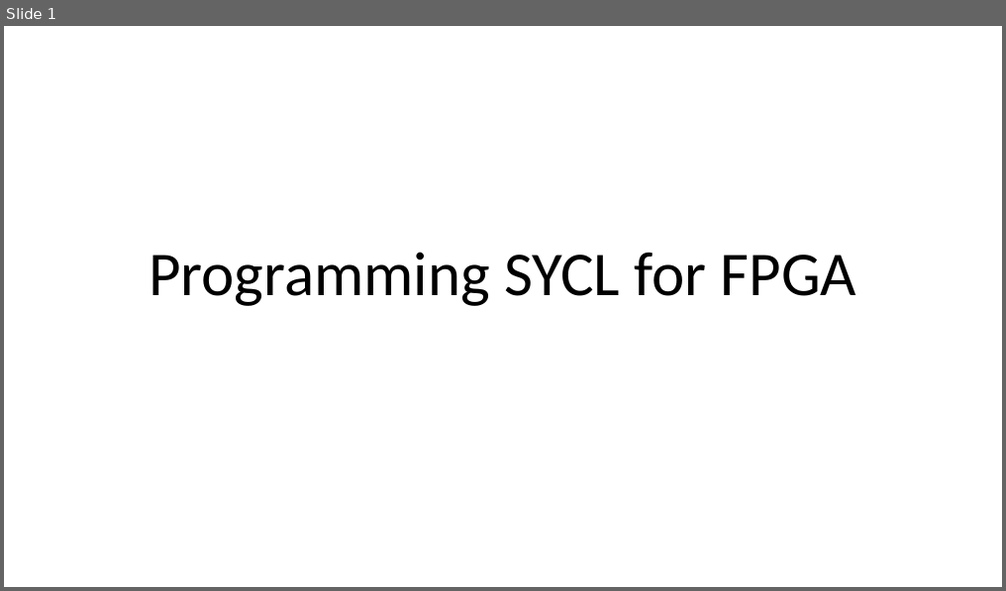
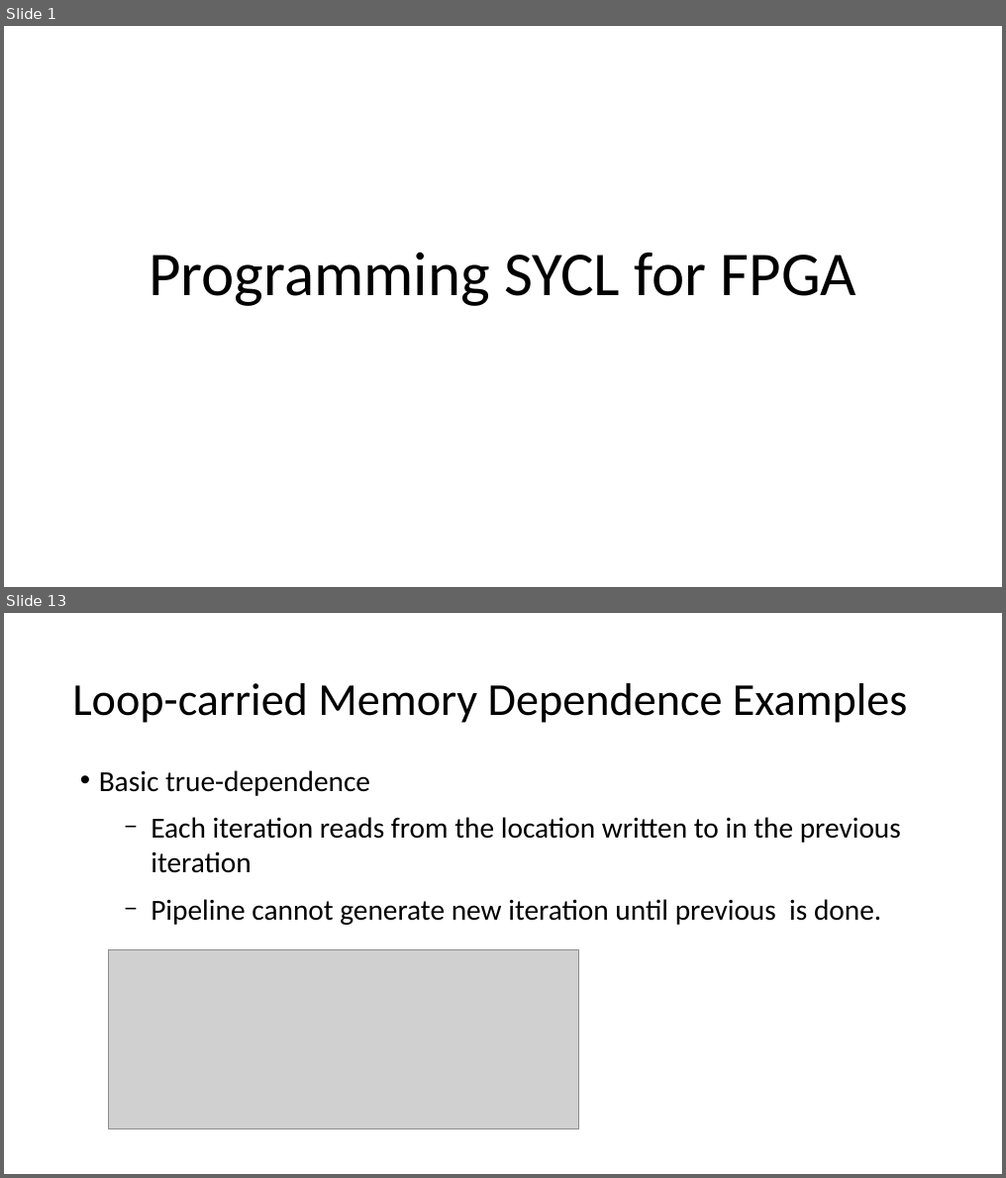
Before and after one commit to BenjaminMFindley/Reconfig-2-SYCL-DPCPP, a slide deck: Slides/SYCL_FPGA.pptx. Shown one above the other, each under a label of ours: slide 1 before the commit, slides 1 and 13 after it; the slides between them are not shown. The pictures are 1006x591 and 1006x1178 pixels, drawn with LibreOffice and Linux fonts; fonts in the diff are those of the drawing; grey boxes stand for pictures. Boxes give left, top, right and bottom in pixels: in the first picture for what was removed or moved away, otherwise in the second. Text is boxed around its words. In the diff, an @@ line names an element or a change of style, - is before the commit and + after.

```diff
--- a/Slides/SYCL_FPGA.pptx
+++ b/Slides/SYCL_FPGA.pptx
@@ slide 13 added at (x1=4, y1=613, x2=1002, y2=1174), background #FFFFFF @@
@@ text added at (x1=72, y1=683, x2=908, y2=723), 44 pt, text #000000 @@
+Loop-carried Memory Dependence Examples
@@ text added at (x1=99, y1=770, x2=901, y2=925), 28 pt, text #000000 @@
+• Basic true-dependence
+  − Each iteration reads from the location written to in the previous iteration
+  − Pipeline cannot generate new iteration until previous is done.
@@ picture added at (x1=109, y1=950, x2=579, y2=1130) @@
```
Also in this commit, not shown: 2 slides changed, 8 other slides added.
